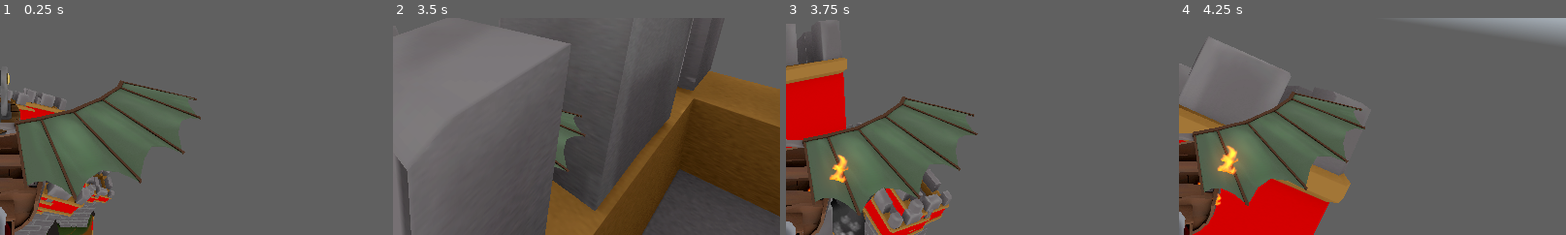
Above: before the commit, frames 1-4 (left to right).
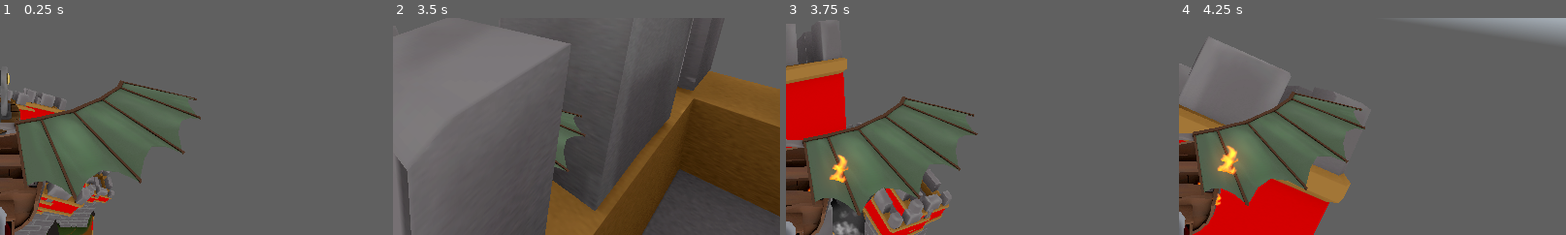
Above: after the commit, the same moments.

Repository: SimDubz/godot_gamejam_01
Game: Godot game, scene res://scenes/playground.tscn
Two runs of this game, one before a commit and one after it. Both use one fixed random seed, a clock stepped at 60 frames per second and the inputs below. This scene is started directly instead of the project's main scene. A sky picture missing from this copy of the repository is replaced by a grey-blue gradient.
Inputs (mouse positions are % of the whole screen's width and height, from its top left):
- Up to frame 1 (0.25 s): no input
- Up to frame 2 (3.5 s): tap Enter (ui_accept) at 0.5, 0.77, 1.52, 3.02 s; move the mouse to (55, 50) at 0.52 s; hold E (rotate_right) 0.53-1.28 s; move the mouse to (45, 50) at 1.27 s; hold Q (rotate_left) 1.28-2.03 s; move the mouse to (52, 48) at 2.02 s; hold E (rotate_right) from 2.03 s (still down); move the mouse to (49, 52) at 2.77 s
- Up to frame 3 (3.75 s): move the mouse to (57, 51) at 3.52 s; release E (rotate_right) at 3.53 s; hold Q (rotate_left) from 3.53 s (still down)
- Up to frame 4 (4.25 s): keep holding Q (rotate_left); tap Enter (ui_accept) at 3.77 s
The pictures show only the part of the screen within x 50-100%, y 50-100%; the shares and areas given below are measured in that part.

Frames 1-2 are identical in both runs. In frame 3, 0.3% of the frame differs, in the area x 12-21%, y 89-100%; in frame 4, nothing differs.

Commit message:
Modified a bit trails of projectiles it now works!

Diff:
--- a/assets/Projectile_Arrow.tscn
+++ b/assets/Projectile_Arrow.tscn
@@ -27,14 +27,14 @@
 [sub_resource type="ParticleProcessMaterial" id="ParticleProcessMaterial_d42n7"]
 lifetime_randomness = 0.5
 emission_shape = 1
-emission_sphere_radius = 0.01
+emission_sphere_radius = 0.1
 angle_min = -180.0
 angle_max = 180.0
 direction = Vector3(0, 0, 1)
-spread = 0.0
+spread = 0.5
 gravity = Vector3(0, 0, 0)
-scale_min = 0.5
-scale_max = 0.5
+scale_min = 3.0
+scale_max = 4.5
 scale_curve = SubResource("CurveTexture_udqnj")
 color_ramp = SubResource("GradientTexture1D_wbi3p")
 
@@ -58,7 +58,7 @@
 material_override = SubResource("ShaderMaterial_u7he5")
 
 [node name="Trail" type="GPUParticles3D" parent="SM_arrow" index="0"]
-transform = Transform3D(1, 0, 0, 0, 1, 0, 0, 0, 1, 0, 0, -2.216)
+transform = Transform3D(1, 0, 0, 0, 1, 0, 0, 0, 1, 0.00437741, -0.00329264, -2.29998)
 amount = 7
 lifetime = 0.5
 process_material = SubResource("ParticleProcessMaterial_d42n7")
--- a/assets/Projectile_Cannonball.tscn
+++ b/assets/Projectile_Cannonball.tscn
@@ -59,6 +59,6 @@
 
 [node name="Trail" type="GPUParticles3D" parent="."]
 amount = 10
-lifetime = 0.6
+lifetime = 0.7
 process_material = SubResource("ParticleProcessMaterial_2lys4")
 draw_pass_1 = SubResource("QuadMesh_h7eov")
